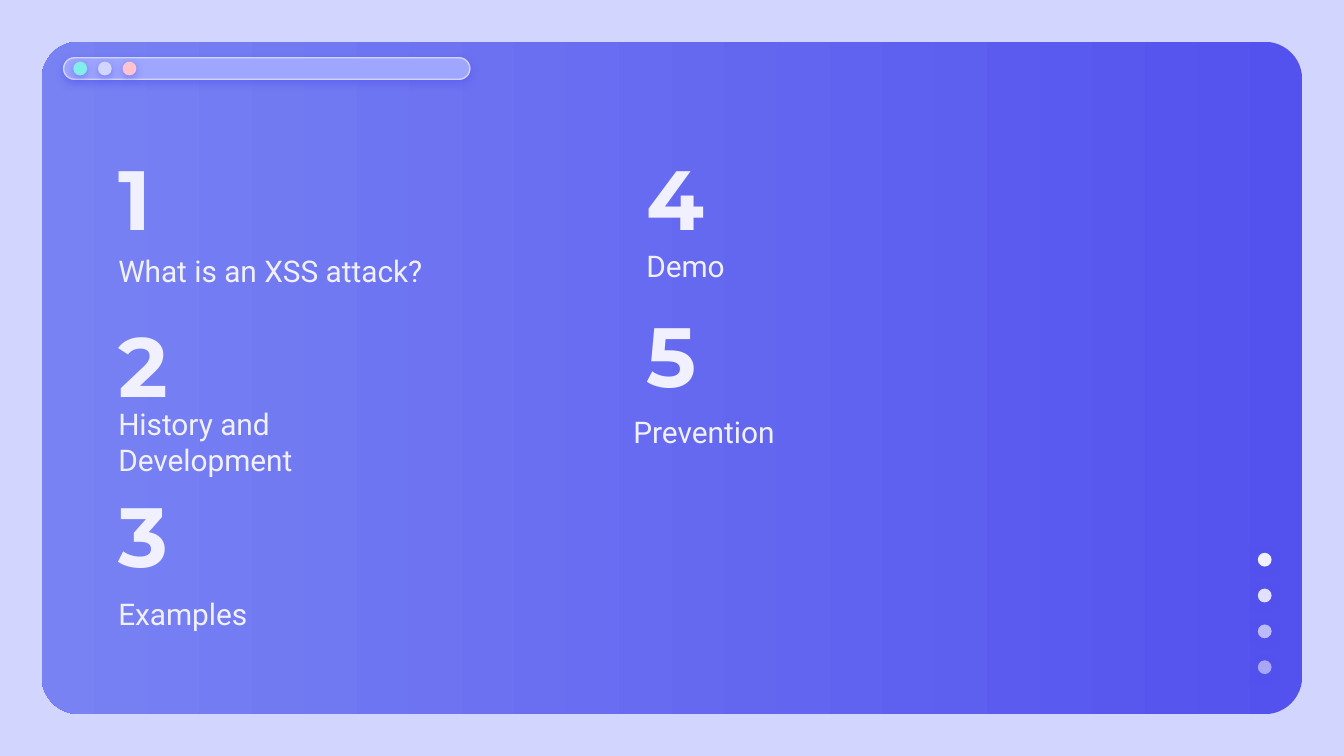
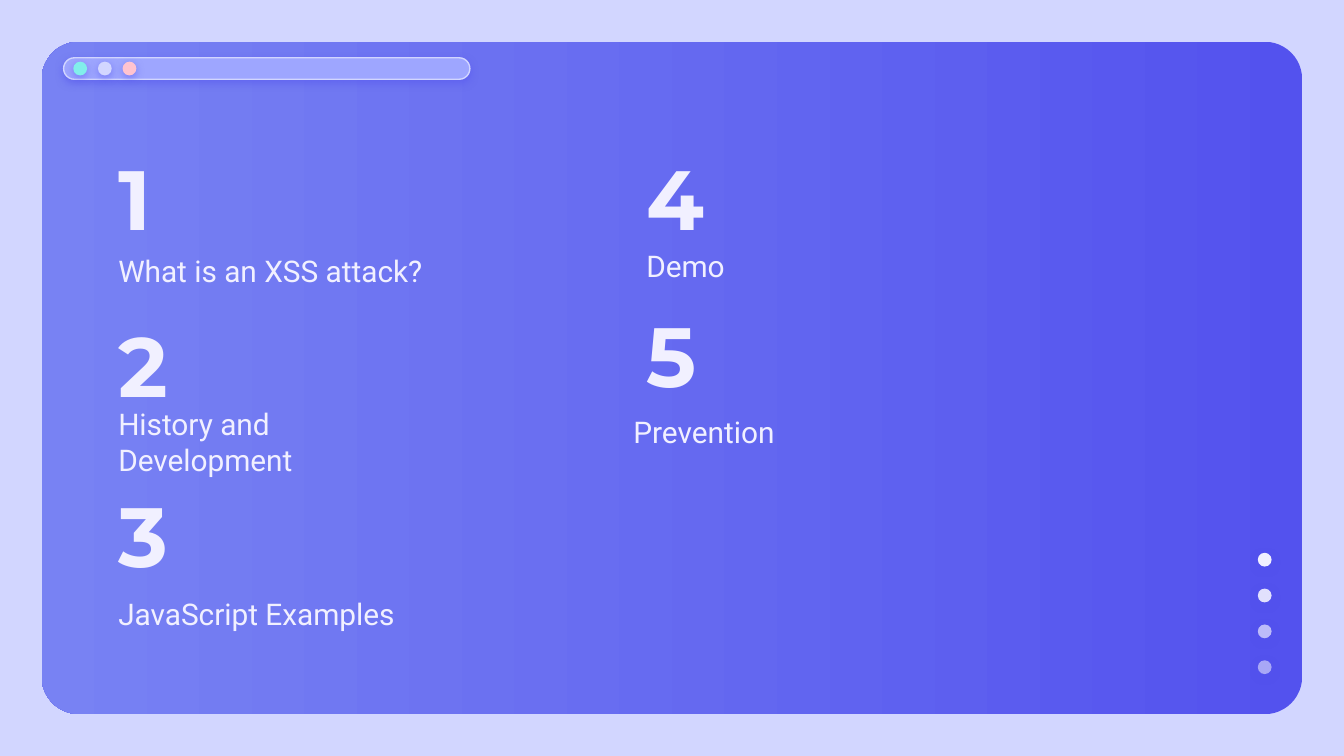
Before and after one commit to kszeto20/CyberFinalProject, a slide deck: slide 2 of Presentation/CyberXSSPresentation.pptx. Drawn at 1344x756 pixels with LibreOffice and Linux fonts; fonts in the diff are those of the drawing. Boxes give left, top, right and bottom in pixels: in the first picture for what was removed or moved away, otherwise in the second. Text is boxed around its words. In the diff, an @@ line names an element or a change of style, - is before the commit and + after.

```diff
--- a/Presentation/CyberXSSPresentation.pptx
+++ b/Presentation/CyberXSSPresentation.pptx
@@ subtitle at box(118, 602, 394, 631): text changed @@
-Examples
+JavaScript Examples
```
Also in this commit, not shown: 5 other slides changed, 3 slides added.
